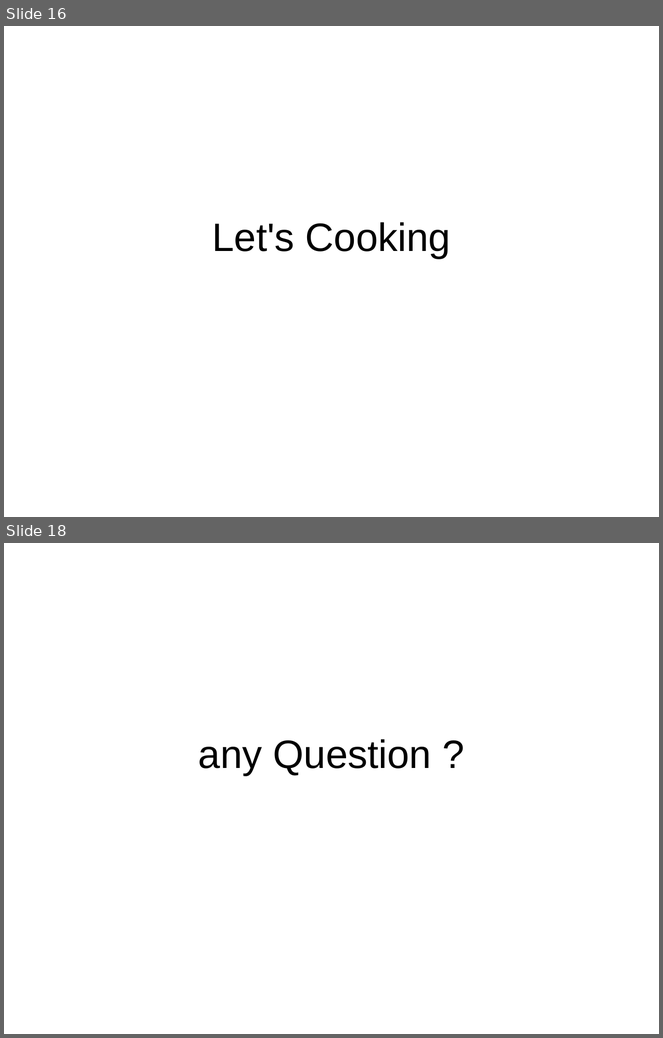
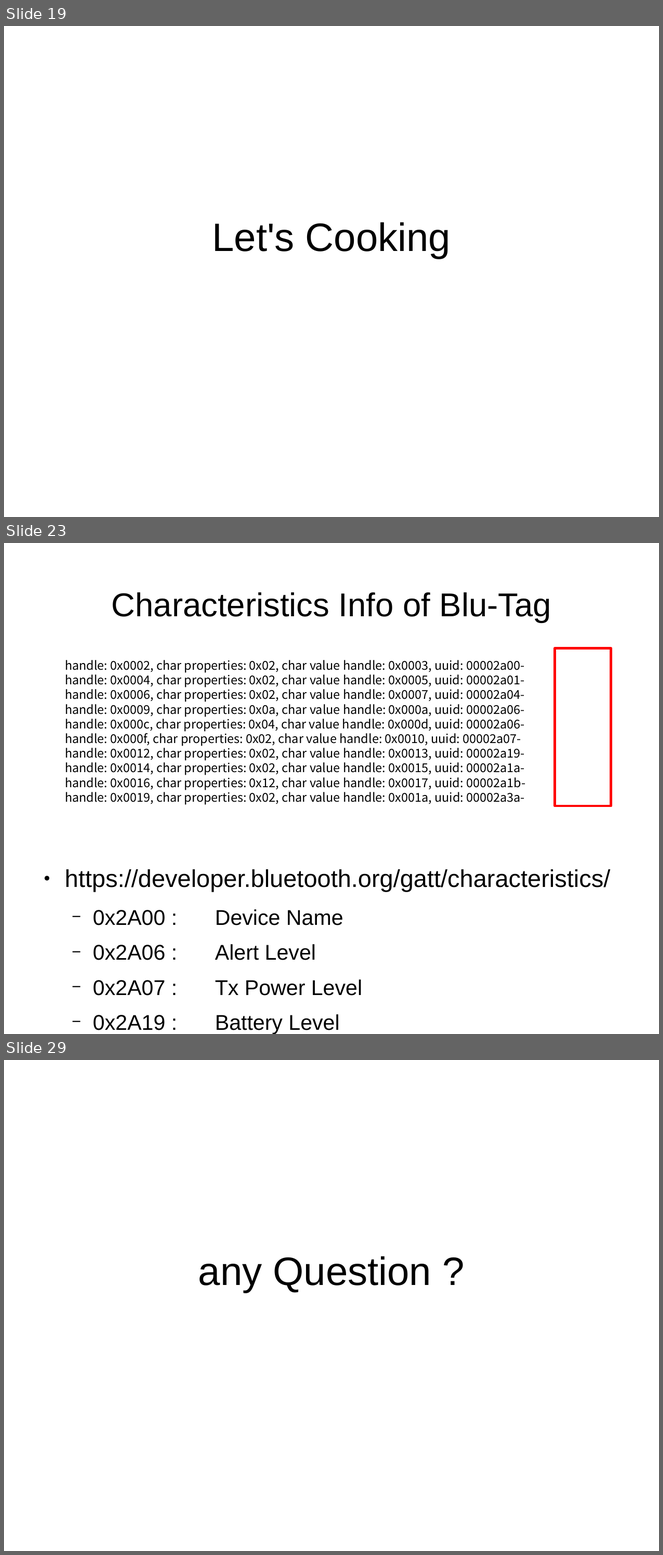
Before and after one commit to andromedroid/ame, a slide deck: doc/ble/ring_blu-tag_from_linux.odp. Shown one above the other, each under a label of ours: slides 16 and 18 before the commit, slides 19, 23 and 29 after it; the slides between them are not shown. The pictures are 663x1038 and 663x1555 pixels, drawn with LibreOffice and Linux fonts; fonts in the diff are those of the drawing. Boxes give left, top, right and bottom in pixels: in the first picture for what was removed or moved away, otherwise in the second. Text is boxed around its words. In the diff, an @@ line names an element or a change of style, - is before the commit and + after.

```diff
--- a/doc/ble/ring_blu-tag_from_linux.odp
+++ b/doc/ble/ring_blu-tag_from_linux.odp
@@ slide 23 added at [4,543,659,1034], background #FFFFFF @@
@@ title added at [112,592,552,623], 40 pt, text #000000 @@
+Characteristics Info of Blu-Tag
@@ rectangle added at [555,648,611,807], outline #FF0000 2.83 pt @@
@@ text added at [65,660,526,805], 14.8 pt, text #000000 @@
+handle: 0x0002, char properties: 0x02, char value handle: 0x0003, uuid: 00002a00-
+handle: 0x0004, char properties: 0x02, char value handle: 0x0005, uuid: 00002a01-
+handle: 0x0006, char properties: 0x02, char value handle: 0x0007, uuid: 00002a04-
+handle: 0x0009, char properties: 0x0a, char value handle: 0x000a, uuid: 00002a06-
+handle: 0x000c, char properties: 0x04, char value handle: 0x000d, uuid: 00002a06-
+handle: 0x000f, char properties: 0x02, char value handle: 0x0010, uuid: 00002a07-
+handle: 0x0012, char properties: 0x02, char value handle: 0x0013, uuid: 00002a19-
+handle: 0x0014, char properties: 0x02, char value handle: 0x0015, uuid: 00002a1a-
+handle: 0x0016, char properties: 0x12, char value handle: 0x0017, uuid: 00002a1b-
+handle: 0x0019, char properties: 0x02, char value handle: 0x001a, uuid: 00002a3a-
@@ text added at [65,870,610,1034], 25.9 pt, text #000000 @@
+● https://developer.bluetooth.org/gatt/characteristics/
+  − 0x2A00 : Device Name
+  − 0x2A06 : Alert Level
+  − 0x2A07 : Tx Power Level
+  − 0x2A19 : Battery Level
@@ what was slide 16 is now slide 19 @@
@@ what was slide 18 is now slide 29 @@
```
Also in this commit, not shown: 6 slides changed, 11 other slides added.
